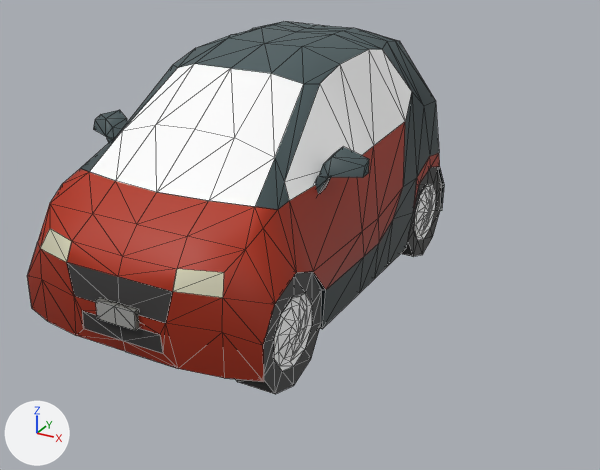
What one commit did to the glTF model EverythingLibraryBrowser/models/vehicles/vehicles-cars-mini-car/vehicles-cars-mini-car_v1.glb.
Both versions are drawn from a 50 mm camera at (2.52, -4.05, 2.44) aimed at (0.38, -0.17, 0.5). The lights are fixed; the arrows at lower left show +X, +Y and +Z. The first picture is the older version. Mesh edges are drawn as thin lines. Vertices at exactly the same position are counted once.

Names of what the first picture shows: 'Mini Car'.
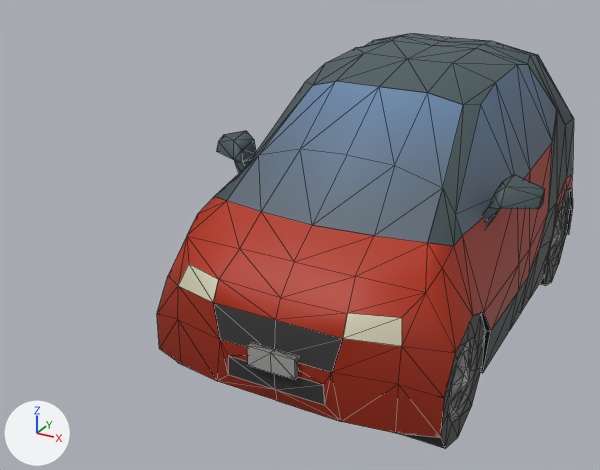
Boxes [x1, y1, x2, y2] around the edits, measured in the pictures (600 x 470 px):
'Mini Car', reshaped, moved: before [27, 22, 444, 394]; after [227, 65, 566, 423]
'Mini Car.001', added: after [157, 33, 574, 449]
part 1 of me_mesh_002, deleted: before [40, 153, 440, 354]
part 2 of me_mesh_002, deleted: before [27, 22, 444, 394]
part 3 of me_mesh_002, recoloured: before [123, 64, 436, 371]; after [259, 82, 566, 423]

The edits, one by one:
me_mesh_002 is used by ob_mini_car; location (0.0, 0.0, 0.0).
me_mesh_002 had 674 vertices, 1136 faces and spanned x -0.89..0.89, y -1.35..1.35, z 0.0..1.54.
me_mesh_002 no longer uses material mat_mat_standard_064.
me_mesh_002 now has 221 vertices, 328 faces and spans x -0.89..0.89, y -1.07..1.26, z 0.12..1.48.
me_mesh_002 part 1: 6 loose pieces with 66 vertices, spanning x -0.77..0.77, y -1.35..1.35, z 0.22..0.84, are deleted.
me_mesh_002 part 2: 387 vertices removed from x -0.89..0.89, y -1.32..1.35, z 0.0..1.54.
me_mesh_002 part 3: 304 kept faces spanning x -0.89..0.89, y -1.07..1.26, z 0.12..1.48 get new vertex colours; the middle colour goes from white #ffffff to grey #777777.
Mesh me_mesh_001 is new.
It has 540 vertices, 808 faces and spans x -0.89..0.89, y -1.35..1.35, z 0.0..1.54.
It uses material mat_mat_standard_064.
Object 'Mini Car' (ob_mini_car) moves from (0.0, 0.0, 0.0) to (0.885, 0.0, 0.0).
Object 'Mini Car.001' (ob_mini_car_001) is new; it shows me_mesh_001.
Its location is (0.885, 0.0, 0.0).
